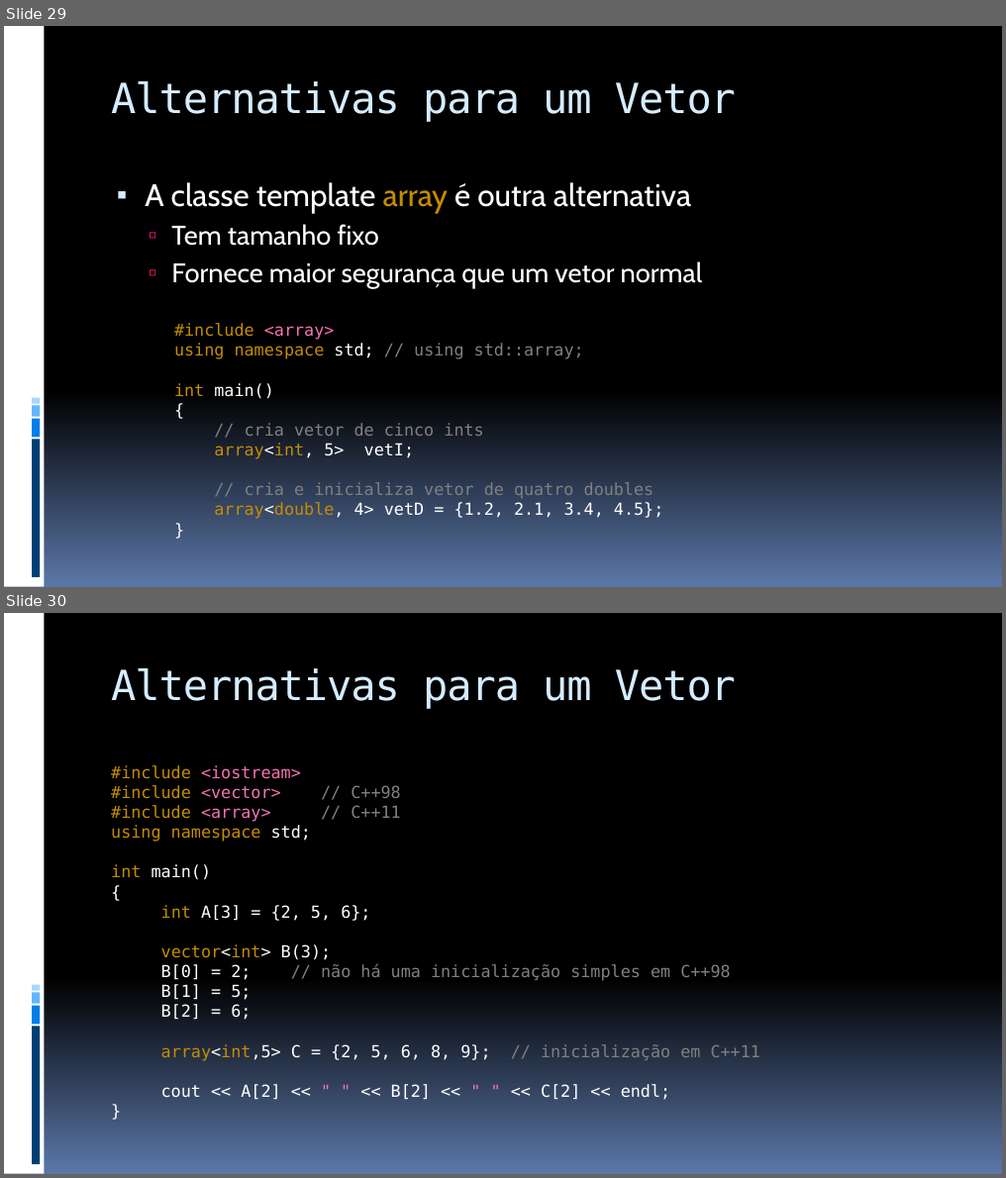
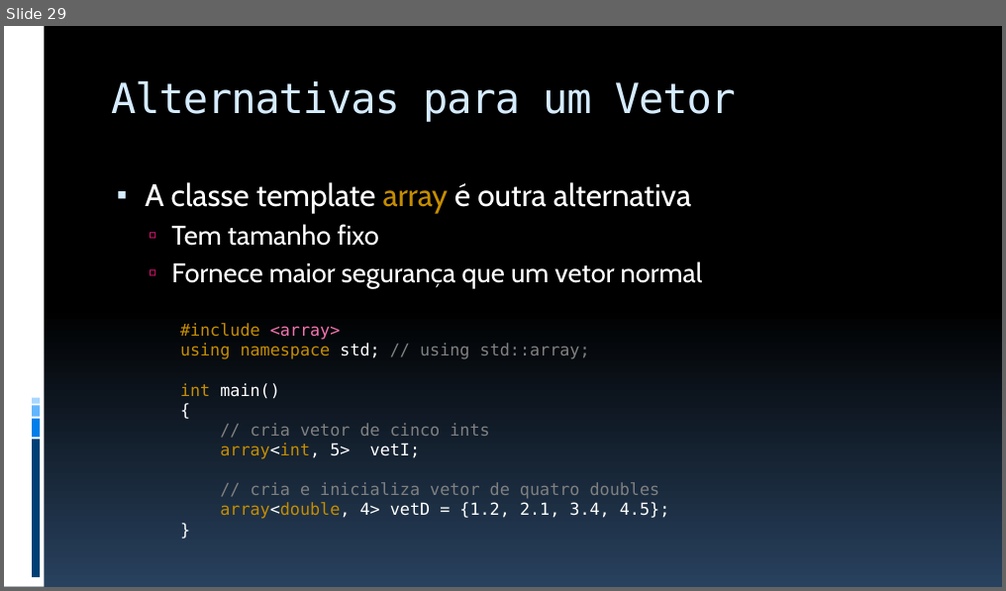
Before and after one commit to JudsonSS/ProgComp, a slide deck: Slides/10. Vetores.pptx. Shown one above the other, each under a label of ours: slides 29 and 30 before the commit, slide 29 after it. The pictures are 1006x1178 and 1006x591 pixels, drawn with LibreOffice and Linux fonts; fonts in the diff are those of the drawing. Boxes give left, top, right and bottom in pixels: in the first picture for what was removed or moved away, otherwise in the second. Text is boxed around its words. In the diff, an @@ line names an element or a change of style, - is before the commit and + after.

Commit message:
Novo Design

```diff
--- a/Slides/10. Vetores.pptx
+++ b/Slides/10. Vetores.pptx
@@ slide 30 removed at (4, 613, 1002, 1174), background gradient #000000 to #5B77A8; not listed: 5 template elements that a slide beside it also shows @@
@@ title removed at (111, 668, 736, 709) @@
-Alternativas para um Vetor
@@ text removed at (111, 765, 760, 1100) @@
-#include <iostream>
-#include <vector> // C++98
-#include <array> // C++11
-using namespace std;
-int main()
-{
-int A[3] = {2, 5, 6};
-vector<int> B(3);
-B[0] = 2; // não há uma inicialização simples em C++98
-B[1] = 5;
-B[2] = 6;
-array<int,5> C = {2, 5, 6, 8, 9}; // inicialização em C++11
-cout << A[2] << " " << B[2] << " " << C[2] << endl;
-}
@@ slide 29 changed as well @@
@@ background gradient #000000 to #5B77A8 to gradient #000000 to #28415E @@
@@ text "#include <array>": place and size @@
-text "#include <array>" at (174, 323, 663, 519)
+text "#include <array>" at (180, 323, 669, 519)
```
Also in this commit, not shown: 29 other slides changed.
